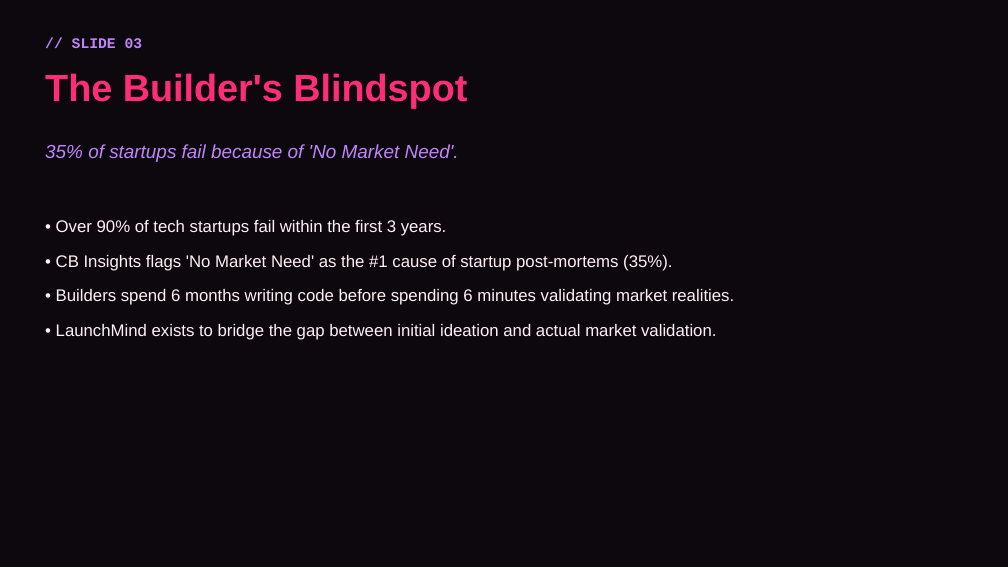
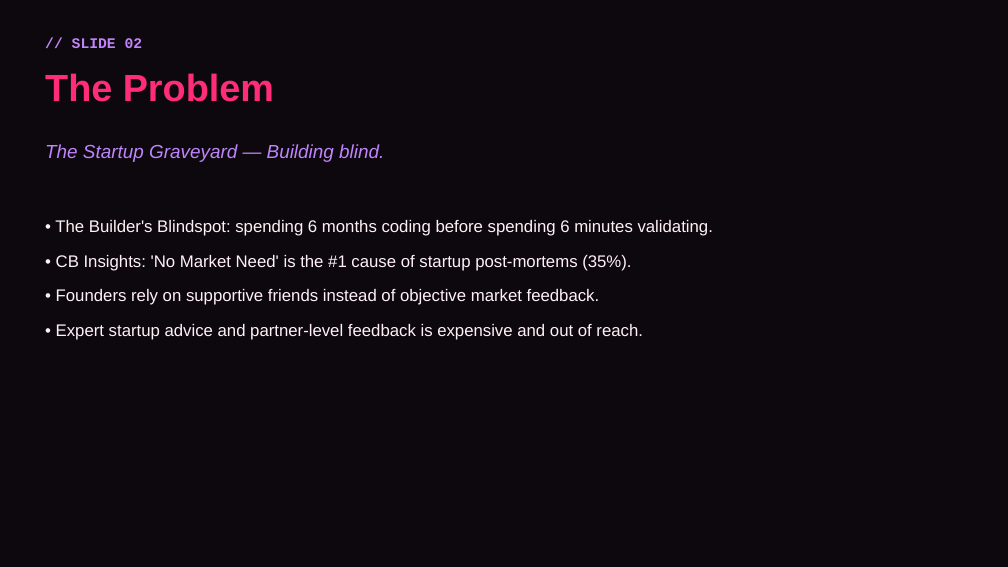
Before and after one commit to swaraj3092/LaunchMind, a slide deck: slide 2 of LaunchMind_PitchDeck.pptx (slide 3 before the commit). Drawn at 1008x567 pixels with LibreOffice and Linux fonts; fonts in the diff are those of the drawing. Boxes give left, top, right and bottom in pixels: in the first picture for what was removed or moved away, otherwise in the second. Text is boxed around its words. In the diff, an @@ line names an element or a change of style, - is before the commit and + after.

```diff
--- a/LaunchMind_PitchDeck.pptx
+++ b/LaunchMind_PitchDeck.pptx
@@ text at (x1=72, y1=38, x2=143, y2=48): text changed @@
-// SLIDE 03
+// SLIDE 02
@@ text at (x1=45, y1=73, x2=274, y2=102): text changed @@
-The Builder's Blindspot
+The Problem
@@ text at (x1=45, y1=144, x2=384, y2=162): text changed @@
-35% of startups fail because of 'No Market Need'.
+The Startup Graveyard — Building blind.
@@ text at (x1=55, y1=220, x2=713, y2=340): text changed @@
-• Over 90% of tech startups fail within the first 3 years.
-• CB Insights flags 'No Market Need' as the #1 cause of startup post-mortems (35%).
-• Builders spend 6 months writing code before spending 6 minutes validating market realities.
-• LaunchMind exists to bridge the gap between initial ideation and actual market validation.
+• The Builder's Blindspot: spending 6 months coding before spending 6 minutes validating.
+• CB Insights: 'No Market Need' is the #1 cause of startup post-mortems (35%).
+• Founders rely on supportive friends instead of objective market feedback.
+• Expert startup advice and partner-level feedback is expensive and out of reach.
```
Also in this commit, not shown: 6 other slides changed, 1 slide added, 6 slides removed, 3 other files.
